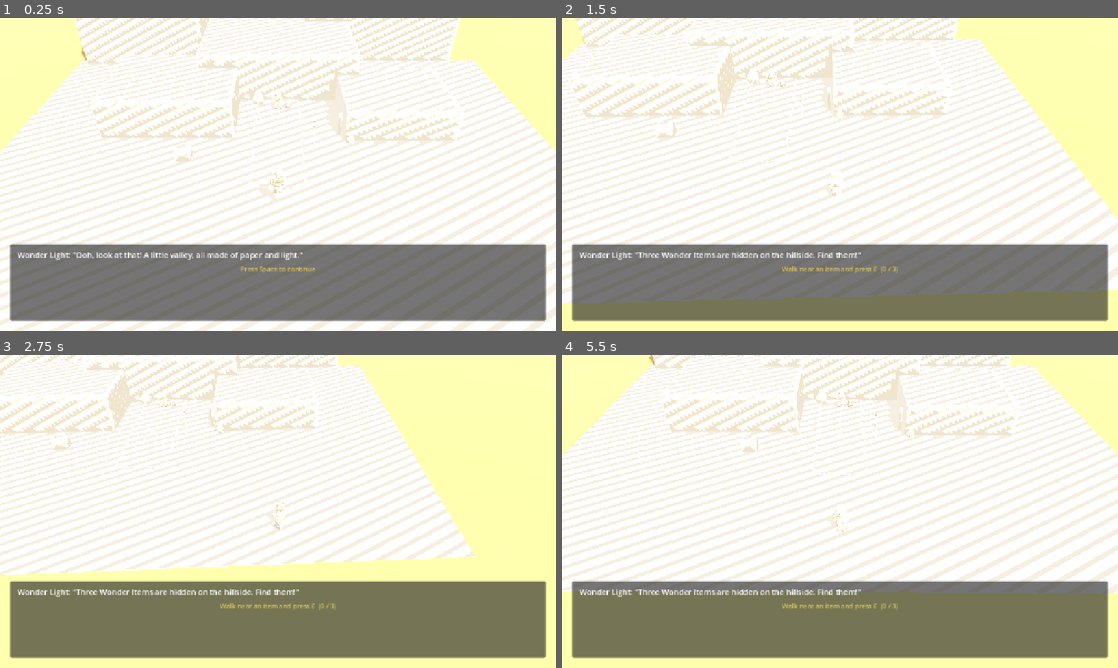
Above: before the commit, frames 1-4 (two rows, left to right).
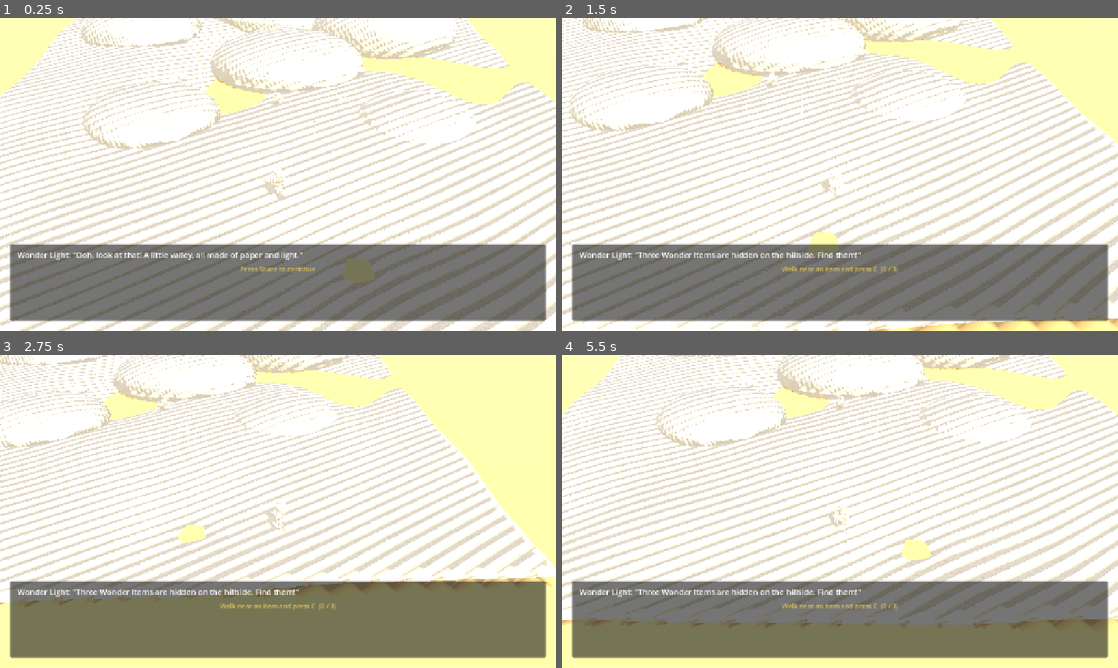
Above: after the commit, the same moments.

Repository: onesLeo/little-light
Game: Godot game, scene res://scenes/main.tscn
Same seed, same stepped clock (60 frames per second), same inputs: the game is played once before the commit and once after it.
Inputs:
- Up to frame 1 (0.25 s): no input
- Up to frame 2 (1.5 s): tap Space (ui_accept) at 0.5, 0.77 s; hold D (move_right) 0.53-1.28 s; hold E (interact) 0.53-1.28 s; hold S (move_back) from 1.28 s (still down); tap E (interact) at 1.35 s
- Up to frame 3 (2.75 s): tap Space (ui_accept) at 1.52 s; tap E (interact) at 2 s; release S (move_back) at 2.03 s; hold D (move_right) from 2.03 s (still down); hold E (interact) from 2.03 s (still down)
- Up to frame 4 (5.5 s): release D (move_right) at 2.78 s; release E (interact) at 2.78 s; hold W (move_forward) 2.78-3.53 s; tap E (interact) at 2.85, 3.5, 4.35 s; tap Space (ui_accept) at 3.02, 3.77, 4.52 s; hold E (interact) 3.53-4.28 s; hold A (move_left) 3.53-5.03 s; hold S (move_back) from 5.03 s (still down); hold E (interact) from 5.03 s (still down)

The runs differ from the first frame. In frame 1, 36% of the frame differs, in the area x 0-100%, y 0-100%; in frame 2, 43%; in frame 3, 40%; in frame 4, 49%, in the area x 0-100%, y 0-88%.

Commit message:
Swap Bethlehem valley to v2 art

Diff:
--- a/scenes/main.tscn
+++ b/scenes/main.tscn
@@ -1,7 +1,7 @@
 [gd_scene load_steps=18 format=3]
 
 [ext_resource type="PackedScene" path="res://assets/wonder_walker_v3.glb" id="1_ww"]
-[ext_resource type="PackedScene" path="res://assets/bethlehem_valley_placeholder.glb" id="2_valley"]
+[ext_resource type="PackedScene" path="res://assets/bethlehem_valley_v2.glb" id="2_valley"]
 [ext_resource type="Script" path="res://scripts/wonder_walker.gd" id="3_ww_script"]
 [ext_resource type="Script" path="res://scripts/steady_hands_minigame.gd" id="4_sh"]
 [ext_resource type="Script" path="res://scripts/chapter_director.gd" id="5_dir"]
Binary file added: assets/bethlehem_valley_v2.glb
Not shown, added: assets/bethlehem_valley_v2.glb.import
Binary file added: assets/bethlehem_valley_v2_paper_grain.png
Not shown, added: assets/bethlehem_valley_v2_paper_grain.png.import
